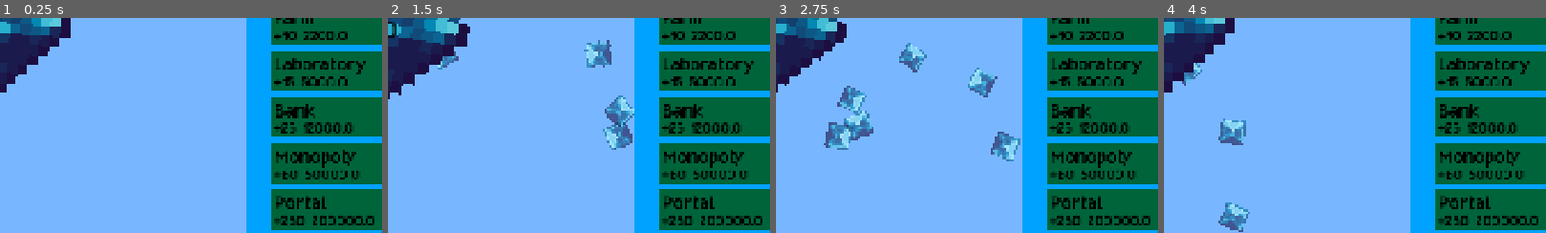
Above: before the commit, frames 1-4 (left to right).
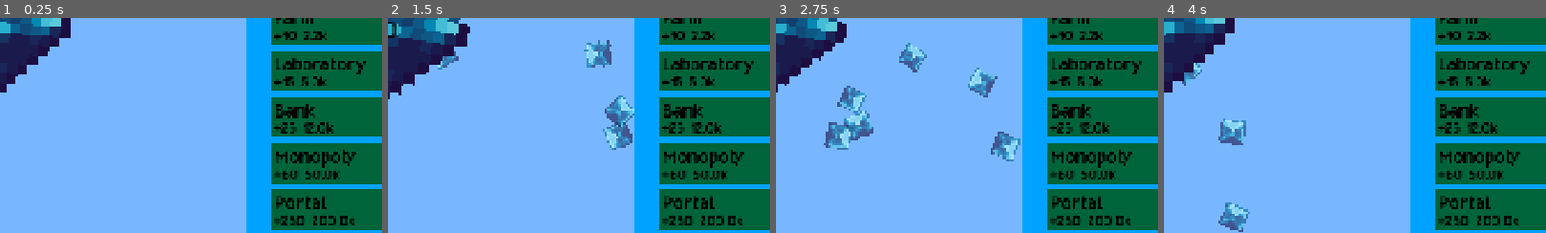
Above: after the commit, the same moments.

Repository: kyteidev/diamond-clicker-ultimate
Game: Godot game, scene res://scenes/game.tscn
Two runs of this game, one before a commit and one after it. Both use one fixed random seed, a clock stepped at 60 frames per second and the inputs below.
Inputs (mouse positions are % of the whole screen's width and height, from its top left):
- Up to frame 1 (0.25 s): no input
- Up to frame 2 (1.5 s): move the mouse to (72, 45) at 0.52 s; click (72, 45) at 0.6 s; move the mouse to (30, 55) at 1.27 s; click (30, 55) at 1.35 s
- Up to frame 3 (2.75 s): move the mouse to (60, 28) at 2.02 s; click (60, 28) at 2.1 s
- Up to frame 4 (4 s): move the mouse to (45, 70) at 2.77 s; click (45, 70) at 2.85 s; move the mouse to (80, 65) at 3.52 s; click (80, 65) at 3.6 s
The pictures show only the part of the screen within x 34-84%, y 49-99%; the shares and areas given below are measured in that part.

The runs differ from the first frame. In frame 1, 1.3% of the frame differs, in the area x 80-98%, y 6-97%; in frame 2, 1.3%; in frame 3, 1.3%; in frame 4, 1.3%.

Commit message:
fix helper

Diff:
--- a/scripts/helper.gd
+++ b/scripts/helper.gd
@@ -1,6 +1,6 @@
 extends Node
 
-const ABBREVIATIONS = {
+const SUFFIXES = {
 	3: "k",
 	6: "M",
 	9: "B",
@@ -19,9 +19,9 @@
 
 
 func shorten_number(number: Variant) -> String:
-	for i in range(42, -3):
-		if number >= 10 ** i:
-			var divided = snapped(float(number) / (10 ** (i - 3)), 0.01)
-			var string := "%s%s" % [divided, ABBREVIATIONS[i]]
+	for i in range(42, 0, -3):
+		if number >= 10.0 ** i:
+			var divided: float = floor(number / pow(10.0, i) * 100.0) / 100.0
+			var string := "%s%s" % [String.num(divided), SUFFIXES[i]]
 			return string
 	return str(number)
